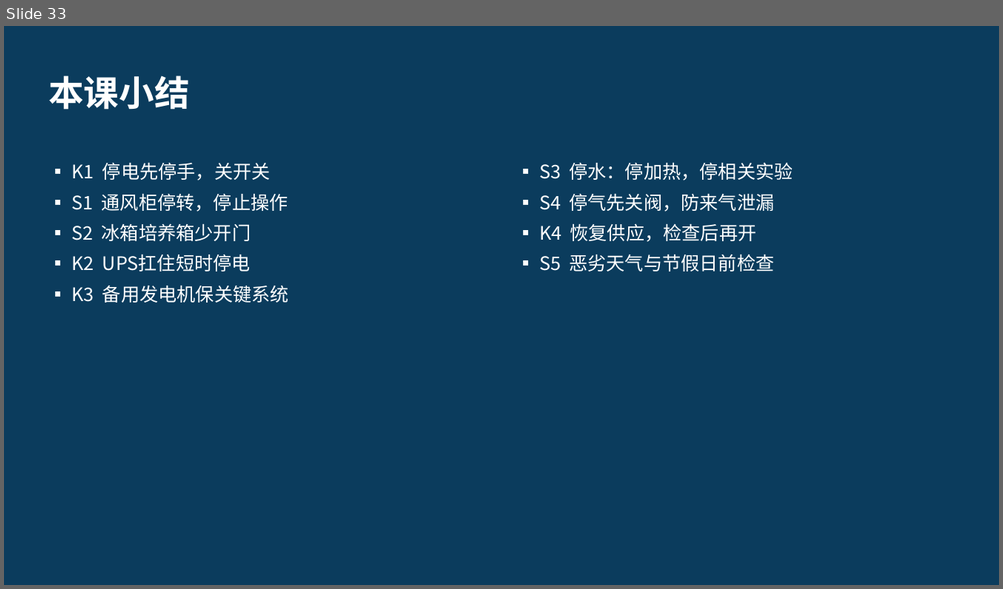
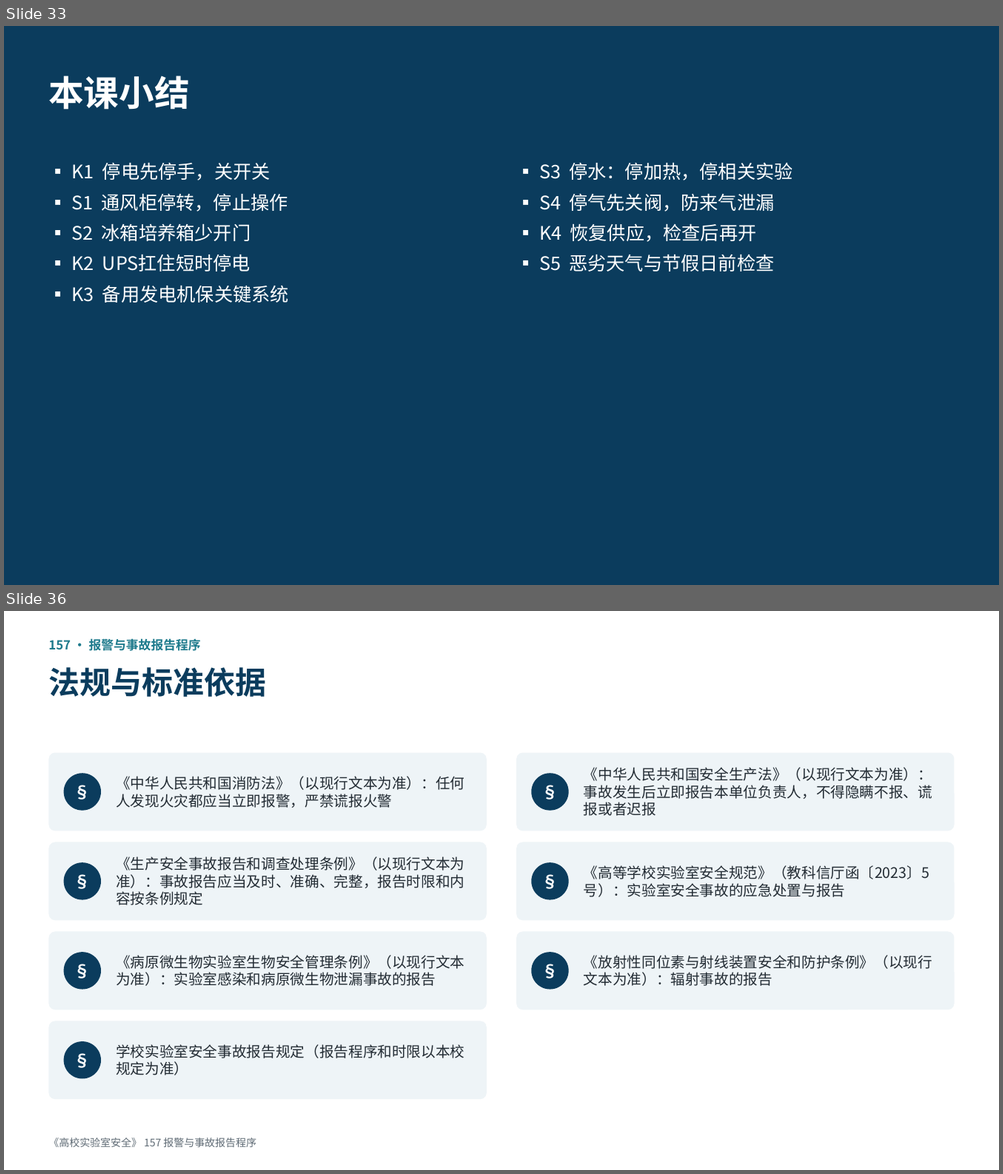
Before and after one commit to hanrongwx-max/videoyoutubo, a slide deck: course/高校实验室安全/课件/第14章_应急处置与事故调查.pptx. Shown one above the other, each under a label of ours: slide 33 before the commit, slides 33 and 36 after it; the slides between them are not shown. The pictures are 1003x589 and 1003x1174 pixels, drawn with LibreOffice and Linux fonts; fonts in the diff are those of the drawing. Boxes give left, top, right and bottom in pixels: in the first picture for what was removed or moved away, otherwise in the second. Text is boxed around its words. In the diff, an @@ line names an element or a change of style, - is before the commit and + after.

```diff
--- a/course/高校实验室安全/课件/第14章_应急处置与事故调查.pptx
+++ b/course/高校实验室安全/课件/第14章_应急处置与事故调查.pptx
@@ slide 36 added at box(4, 611, 999, 1170), background #FFFFFF @@
@@ text added at box(48, 639, 201, 651), 12 pt, text #1D7A8C, bold @@
+157 · 报警与事故报告程序
@@ text added at box(48, 667, 266, 697), 30 pt, text #0B3C5D, bold @@
+法规与标准依据
@@ rounded rectangle added at box(48, 753, 486, 831), fill #EEF4F7 @@
@@ rounded rectangle added at box(517, 753, 955, 831), fill #EEF4F7 @@
@@ ellipse added at box(64, 773, 101, 810), fill #0B3C5D, 16 pt, text #FFFFFF, bold @@
+§
@@ text added at box(116, 776, 464, 808), 14 pt, text #222B33 @@
+《中华人民共和国消防法》（以现行文本为准）：任何人发现火灾都应当立即报警，严禁谎报火警
@@ ellipse added at box(532, 773, 569, 810), fill #0B3C5D, 16 pt, text #FFFFFF, bold @@
+§
@@ text added at box(583, 767, 932, 816), 14 pt, text #222B33 @@
+《中华人民共和国安全生产法》（以现行文本为准）：事故发生后立即报告本单位负责人，不得隐瞒不报、谎报或者迟报
@@ rounded rectangle added at box(48, 843, 486, 920), fill #EEF4F7 @@
@@ rounded rectangle added at box(517, 843, 955, 920), fill #EEF4F7 @@
@@ ellipse added at box(64, 863, 101, 900), fill #0B3C5D, 16 pt, text #FFFFFF, bold @@
+§
@@ text added at box(116, 857, 464, 906), 14 pt, text #222B33 @@
+《生产安全事故报告和调查处理条例》（以现行文本为准）：事故报告应当及时、准确、完整，报告时限和内容按条例规定
@@ ellipse added at box(532, 863, 569, 900), fill #0B3C5D, 16 pt, text #FFFFFF, bold @@
+§
@@ text added at box(583, 866, 929, 897), 14 pt, text #222B33 @@
+《高等学校实验室安全规范》（教科信厅函〔2023〕5 号）：实验室安全事故的应急处置与报告
@@ rounded rectangle added at box(48, 932, 486, 1010), fill #EEF4F7 @@
@@ rounded rectangle added at box(517, 932, 955, 1010), fill #EEF4F7 @@
@@ ellipse added at box(64, 953, 101, 990), fill #0B3C5D, 16 pt, text #FFFFFF, bold @@
+§
@@ text added at box(116, 955, 464, 986), 14 pt, text #222B33 @@
+《病原微生物实验室生物安全管理条例》（以现行文本为准）：实验室感染和病原微生物泄漏事故的报告
@@ ellipse added at box(532, 953, 569, 990), fill #0B3C5D, 16 pt, text #FFFFFF, bold @@
+§
@@ text added at box(583, 955, 932, 986), 14 pt, text #222B33 @@
+《放射性同位素与射线装置安全和防护条例》（以现行文本为准）：辐射事故的报告
@@ rounded rectangle added at box(48, 1022, 486, 1099), fill #EEF4F7 @@
@@ ellipse added at box(64, 1042, 101, 1079), fill #0B3C5D, 16 pt, text #FFFFFF, bold @@
+§
@@ text added at box(116, 1045, 464, 1076), 14 pt, text #222B33 @@
+学校实验室安全事故报告规定（报告程序和时限以本校规定为准）
@@ text added at box(48, 1138, 256, 1147), 10 pt, text #5F6B75 @@
+《高校实验室安全》 157 报警与事故报告程序
```
Also in this commit, not shown: 14 other slides added, 2 other files.
